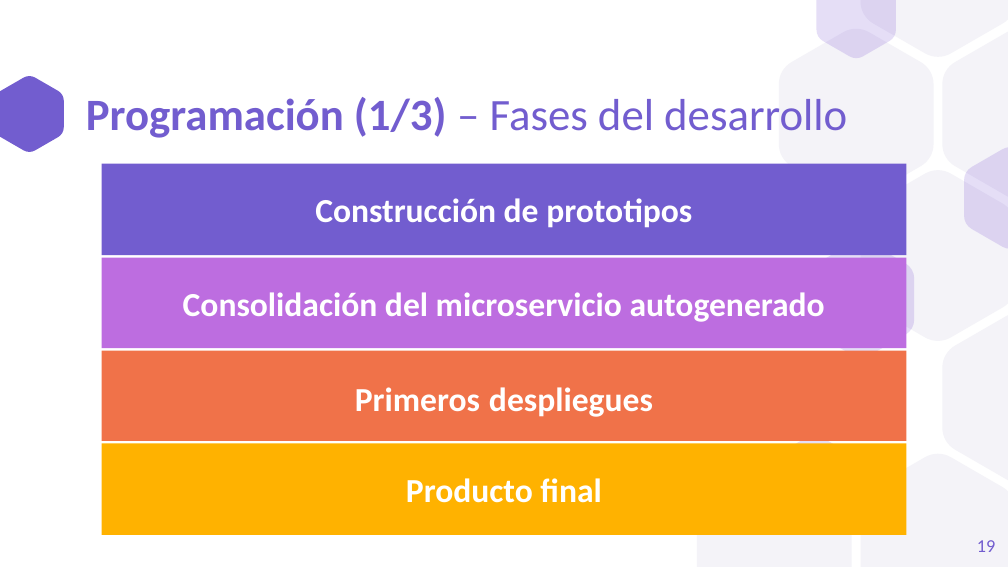
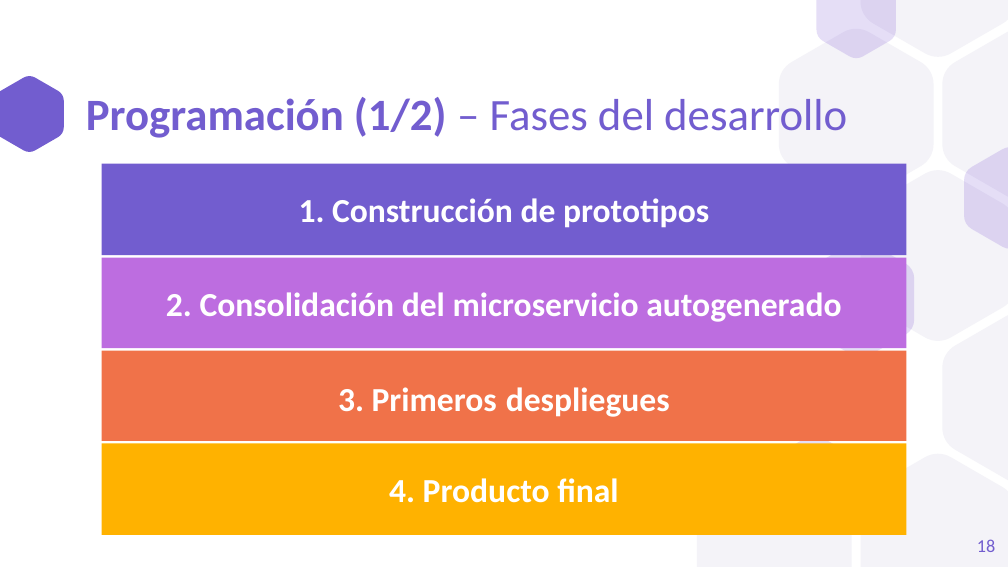
Before and after one commit to a1ex9788/TFG, a slide deck: slide 18 of TFG_AlejandroCarrion.pptx (slide 19 before the commit). Drawn at 1008x567 pixels with LibreOffice and Linux fonts; fonts in the diff are those of the drawing. Boxes give left, top, right and bottom in pixels: in the first picture for what was removed or moved away, otherwise in the second. Text is boxed around its words. In the diff, an @@ line names an element or a change of style, - is before the commit and + after.

```diff
--- a/TFG_AlejandroCarrion.pptx
+++ b/TFG_AlejandroCarrion.pptx
@@ title at [86, 97, 847, 138]: text changed @@
-Programación (1/3) – Fases del desarrollo
+Programación (1/2) – Fases del desarrollo
@@ text in rectangle at [299, 198, 709, 228]: text changed @@
-Construcción de prototipos
+1. Construcción de prototipos
@@ text in rectangle at [166, 292, 841, 322]: text changed @@
-Consolidación del microservicio autogenerado
+2. Consolidación del microservicio autogenerado
@@ text in rectangle at [338, 387, 670, 417]: text changed @@
-Primeros despliegues
+3. Primeros despliegues
@@ text in rectangle at [389, 478, 618, 503]: text changed @@
-Producto final
+4. Producto final
@@ page number at [977, 539, 995, 552]: text changed @@
-19
+18
```
Also in this commit, not shown: 8 other slides changed, 1 slide removed.
